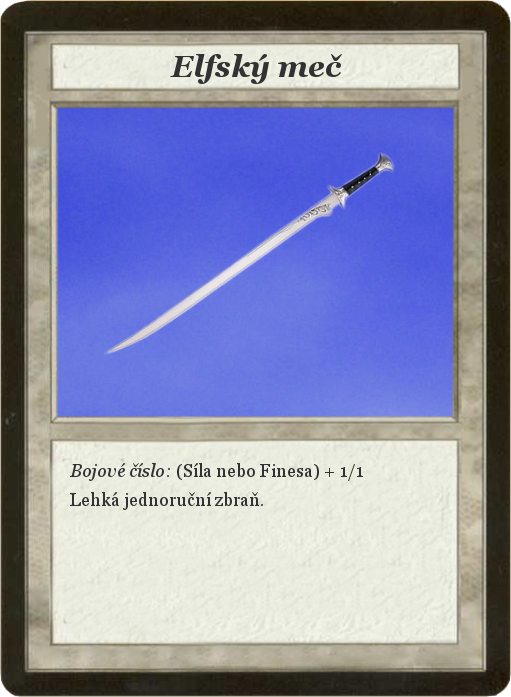
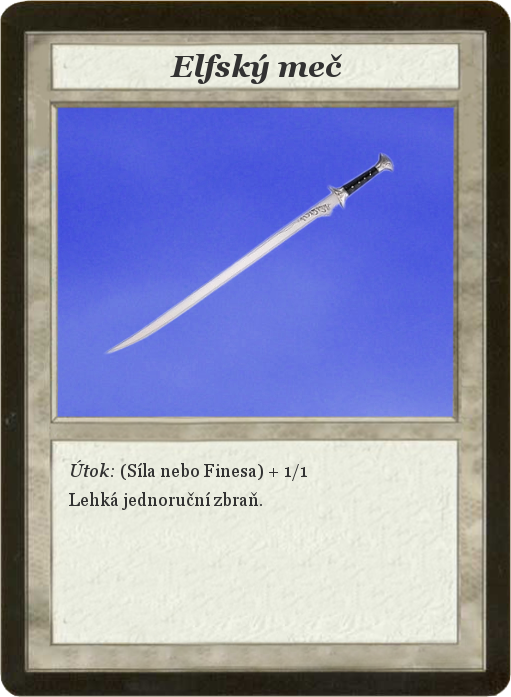
Layer changes from the first 511×697 image to the second:
renamed "Bojové číslo: (Síla nebo Fines..." to "Útok: (Síla nebo Finesa) + 1/1...", painted on it over (69, 460, 363, 510)
